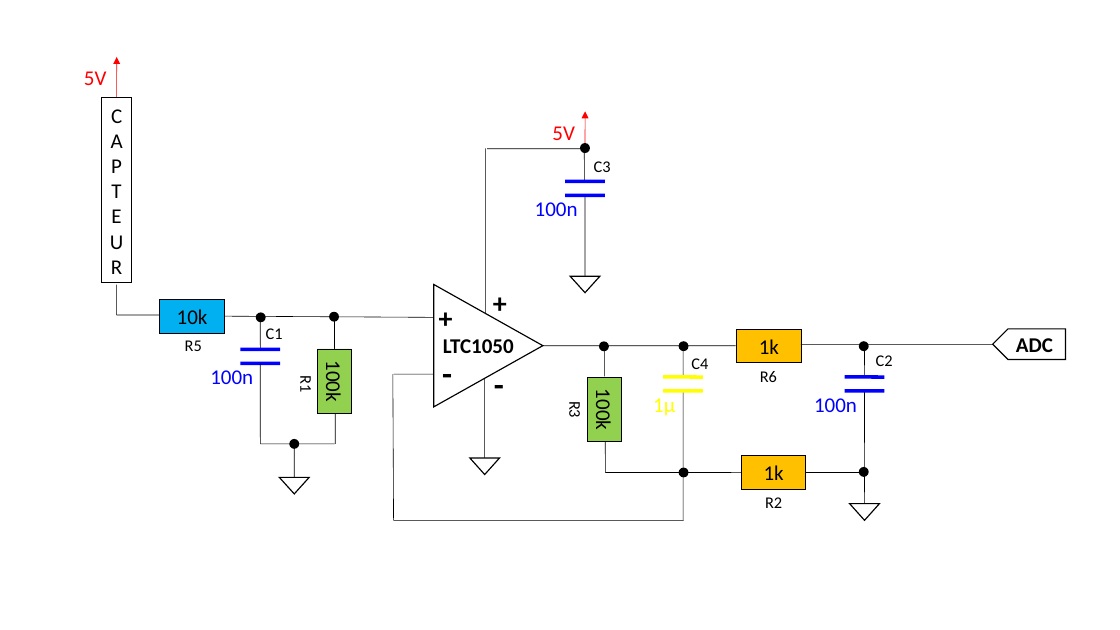
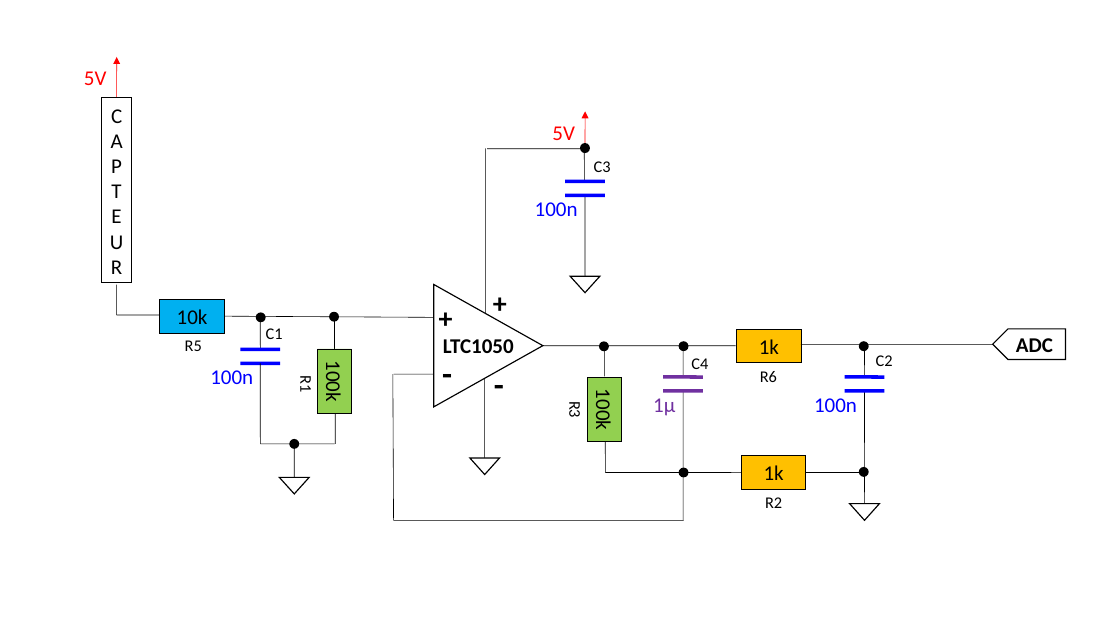
Before and after one commit to MOSH-Insa-Toulouse/CC_Seby_2021, a slide deck: slide 1 of Data Sheet/Schémas Circuits Type & Équivalent.ppt. Drawn at 1120x630 pixels with LibreOffice and Linux fonts; fonts in the diff are those of the drawing. Boxes give left, top, right and bottom in pixels: in the first picture for what was removed or moved away, otherwise in the second. Text is boxed around its words. In the diff, an @@ line names an element or a change of style, - is before the commit and + after.

```diff
--- a/Data Sheet/Schémas Circuits Type & Équivalent.ppt
+++ b/Data Sheet/Schémas Circuits Type & Équivalent.ppt
@@ text "1µ" at (653, 398, 675, 416): text colour #FFFF00 to #7030A0 @@
@@ line (663, 377) - (703, 377): stroke #FFFF00 3 pt to #7030A0 3 pt @@
@@ line (663, 390) - (703, 390): stroke #FFFF00 3 pt to #7030A0 3 pt @@
```
Also in this commit, not shown: 1 slide added, 1 other file.
